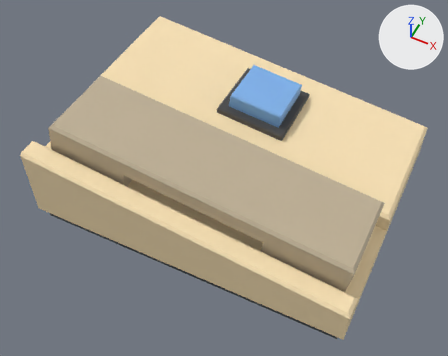
An edit to the FBX model Bierens Debt Collector/Assets/Models/Phone.fbx, drawn before and after from the same camera.
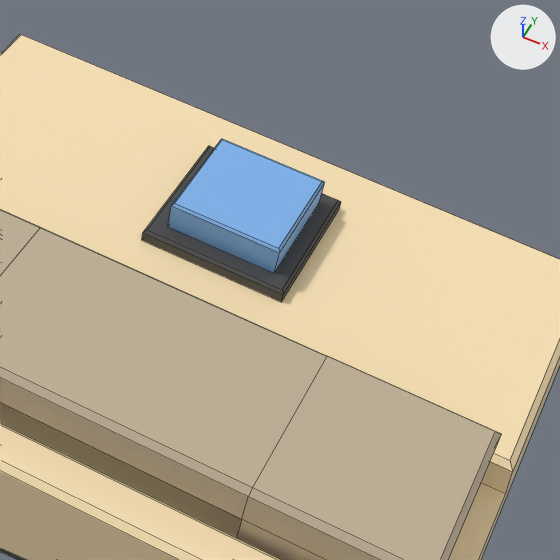
Old and new are each drawn whole from a 50 mm lens placed at (0.334, -0.698, 0.886), pointed at (0.009, -0.047, 0.073) and again close up on the part from 34% to 92% of the width and 0% to 74% of the height. Lighting does not change. The marker at upper right points along +X, +Y and +Z. The close-ups show mesh edges as thin lines. Where no turn or scale is listed for an object, it has been applied to the vertices.

Names of what the first close-up shows: 'Base', 'Button', 'Horn'.
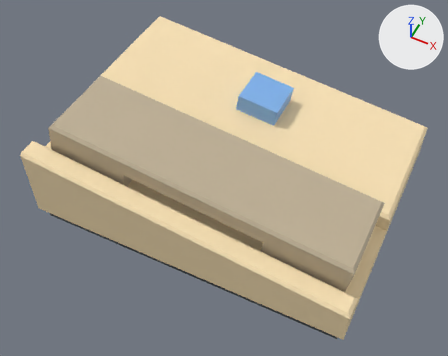
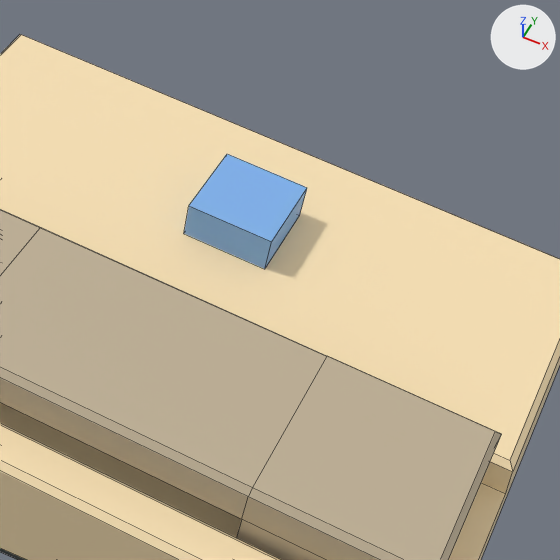
Boxes (x1, y1, x2, y2) around the edits, measured in the close-ups (560 x 560 px):
'Button', reshaped, moved (22% narrower, 14% shorter): before (168, 139, 325, 273); after (184, 154, 307, 269)
part 1 of me_base, deleted: before (142, 146, 341, 302)

Diff of the bpy script that builds the scene:
```diff
--- a/Bierens Debt Collector/Assets/Models/Phone.fbx.py
+++ b/Bierens Debt Collector/Assets/Models/Phone.fbx.py
@@ me_base @@
 me_base.from_pydata(...)  # 44 vertices, 35 faces; spans x -0.283..0.283, y -0.22..0.22, z -0.003..0.161
 # used by ob_base; location = (0.0142, -0.0038, 0.0076)
+# me_base part 1: the loose piece of 12 vertices spanning x -0.06..0.068, y 0.036..0.164, z 0.117..0.144 is deleted
 me_base.materials.append(mat_base)
@@ me_button @@
 # used by ob_button; location = (0.0219, 0.0966, 0.1671)
-me_button.from_pydata(...)  # 12 vertices, 10 faces; spans x -0.0512..0.0483, y -0.0486..0.0486, z -0.0292..0.0091
+me_button.from_pydata(...)  # 8 vertices, 6 faces; spans x -0.0424..0.0362, y -0.0376..0.0376, z -0.0457..-0.0041
+# me_button part 2: the whole mesh is rebuilt
 me_button.materials.append(mat_material_003)
@@ ob_button @@
 ob_button = bpy.data.objects.new('Button', me_button)
-ob_button.location = (0.0219, 0.0966, 0.1671)
+ob_button.location = (0.0227, 0.0966, 0.1739)
```
